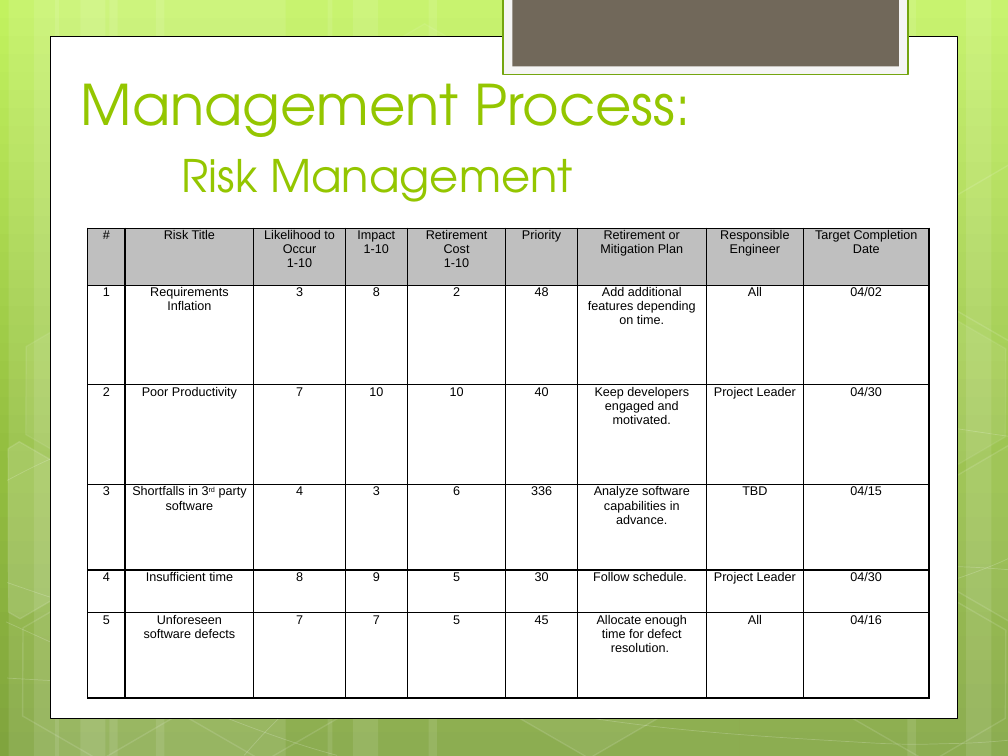
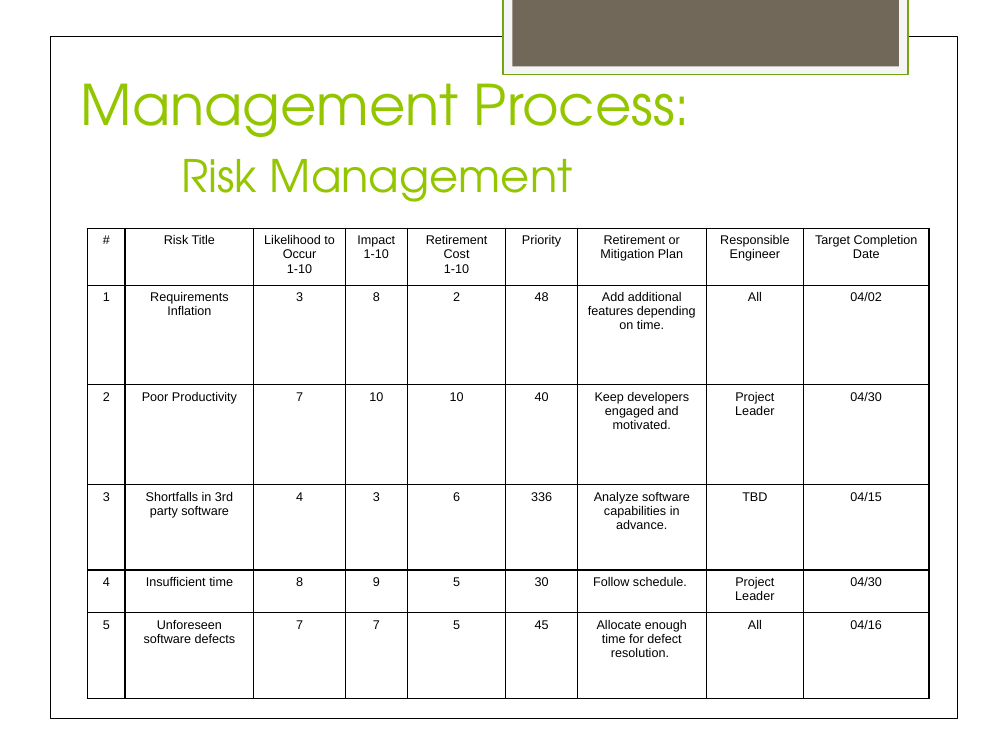
Before and after one commit to hiyenwong/cs679-b1-class-project, a slide deck: slide 8 of deliverables/final/Final Presentation.pptx. Drawn at 1008x756 pixels with LibreOffice and Linux fonts; fonts in the diff are those of the drawing. Boxes give left, top, right and bottom in pixels: in the first picture for what was removed or moved away, otherwise in the second. Text is boxed around its words. In the diff, an @@ line names an element or a change of style, - is before the commit and + after.

Commit message:
Adding slides for final presentation

```diff
--- a/deliverables/final/Final Presentation.pptx
+++ b/deliverables/final/Final Presentation.pptx
@@ background gradient #C3F35F to #93BF3F to #81A53E to #FFFFFF @@
@@ fill #FFFFFF at 10% opacity to #FFFFFF in 8 elements at <box>156,0,333,756</box>, <box>55,0,106,756</box>, <box>81,0,164,756</box>, <box>428,0,739,756</box>, <box>328,0,378,756</box>, <box>353,0,436,756</box>, <box>9,0,59,756</box>, <box>34,0,118,756</box> @@
@@ rectangle added at <box>387,2,563,155</box>, fill #FFFFFF, outline #FFFFFF 0.99 pt @@
@@ rectangle at <box>50,36,958,718</box>: outline #000000 0.5 pt to #000000 0.51 pt @@
@@ group removed at <box>0,0,1008,756</box>: 8 freeform shapes, 8 hexagons, 4 rectangles @@
@@ rectangle added at <box>972,143,1008,296</box>, fill #FFFFFF, outline #FFFFFF 0.99 pt @@
@@ table at <box>88,228,930,698</box> @@
@@ fill #BFBFBF to none in row 1 @@
@@ now on the baseline in "3rd" @@
@@ borders changed @@
@@ rectangle added at <box>891,282,1008,435</box>, fill #FFFFFF, outline #FFFFFF 0.99 pt @@
@@ rectangle added at <box>7,382,1008,480</box>, outline #FFFFFF 0.51 pt @@
@@ rectangle added at <box>14,438,153,592</box>, fill #FFFFFF, outline #FFFFFF 0.99 pt @@
@@ rectangle added at <box>809,423,986,577</box>, fill #FFFFFF, outline #FFFFFF 0.99 pt @@
@@ rectangle added at <box>972,423,1008,577</box>, fill #FFFFFF, outline #FFFFFF 0.99 pt @@
@@ rectangle added at <box>7,555,1008,685</box>, outline #FFFFFF 0.51 pt @@
@@ rectangle added at <box>244,565,1008,755</box>, outline #FFFFFF 0.51 pt @@
@@ rectangle added at <box>891,563,1008,717</box>, fill #FFFFFF, outline #FFFFFF 0.99 pt @@
@@ rectangle added at <box>7,583,1008,746</box>, outline #FFFFFF 0.51 pt @@
@@ rectangle added at <box>6,622,338,755</box>, outline #FFFFFF 0.51 pt @@
```
Also in this commit, not shown: 23 other slides changed, 4 slides added, 2 slides removed.
